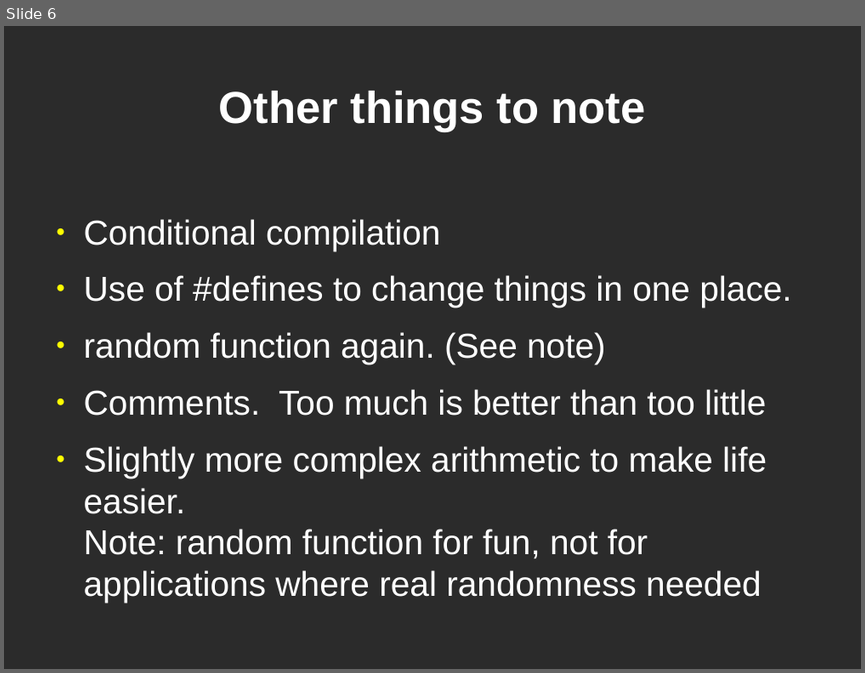
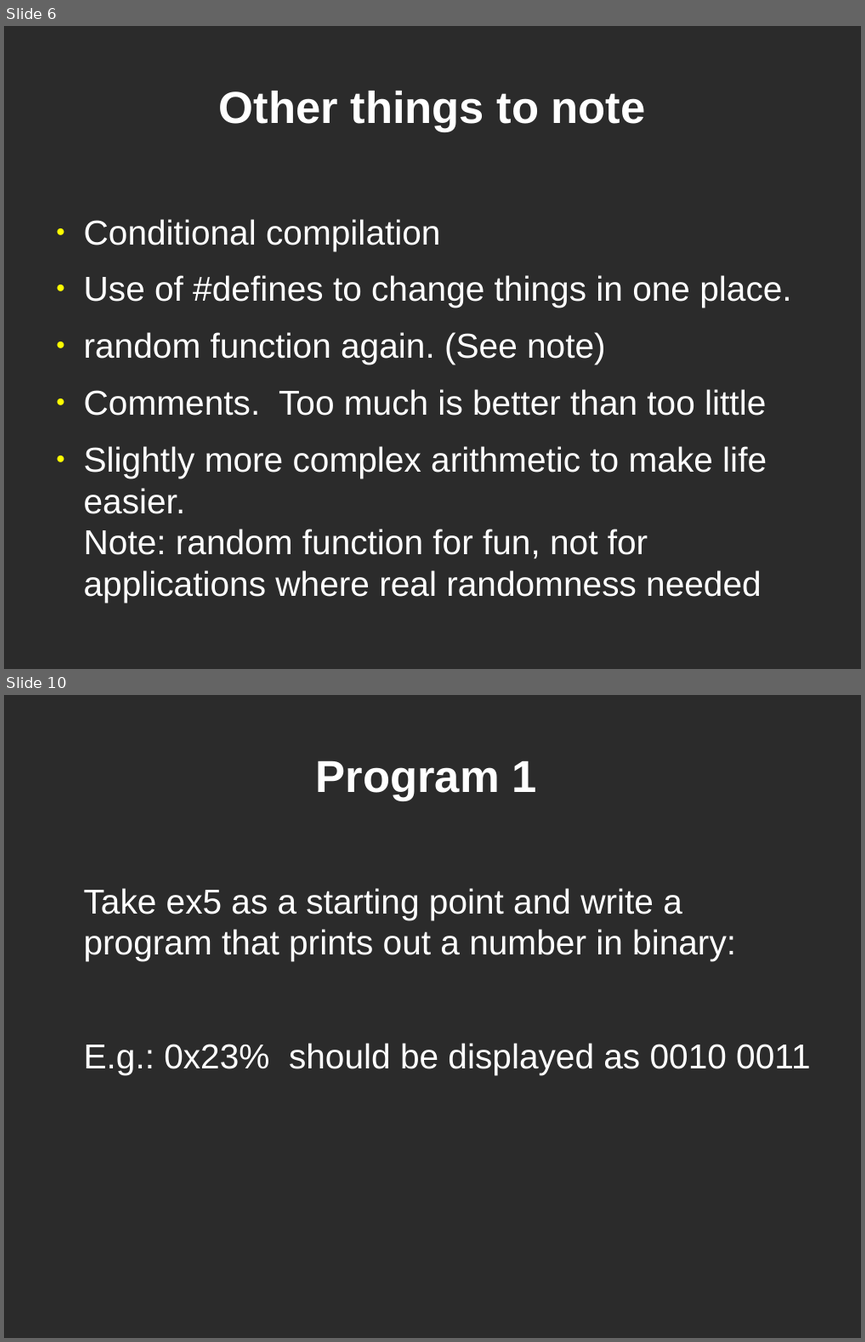
Before and after one commit to dklamet/class, a slide deck: docs/class2.odp. Shown one above the other, each under a label of ours: slide 6 before the commit, slides 6 and 10 after it; the slides between them are not shown. The pictures are 865x673 and 865x1342 pixels, drawn with LibreOffice and Linux fonts; fonts in the diff are those of the drawing; background and template pictures are left out; a plain dark background stands for a picture behind light text. Boxes give left, top, right and bottom in pixels: in the first picture for what was removed or moved away, otherwise in the second. Text is boxed around its words. In the diff, an @@ line names an element or a change of style, - is before the commit and + after.

```diff
--- a/docs/class2.odp
+++ b/docs/class2.odp
@@ slide 10 added at [4, 695, 861, 1338], background picture (left out) @@
@@ title added at [316, 761, 536, 801], 41.4 pt, text #FFFFFF, bold @@
+Program 1
@@ text added at [84, 888, 810, 1075], 32 pt, text #FFFFFF @@
+Take ex5 as a starting point and write a program that prints out a number in binary:
+E.g.: 0x23% should be displayed as 0010 0011
```
Also in this commit, not shown: 1 slide changed, 2 other slides added, 5 other files.
